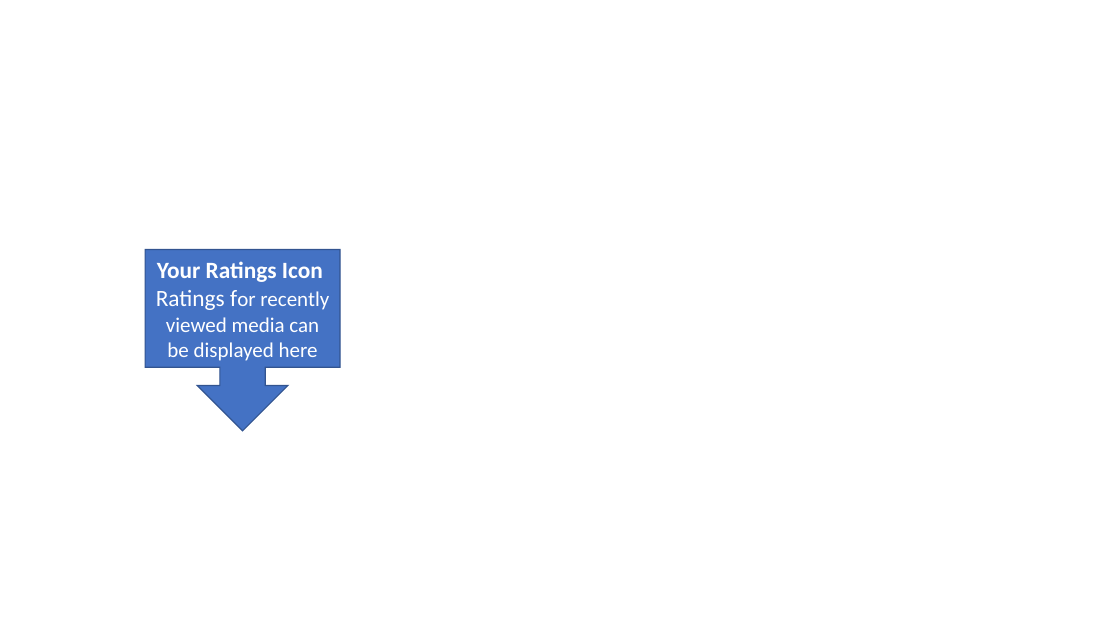
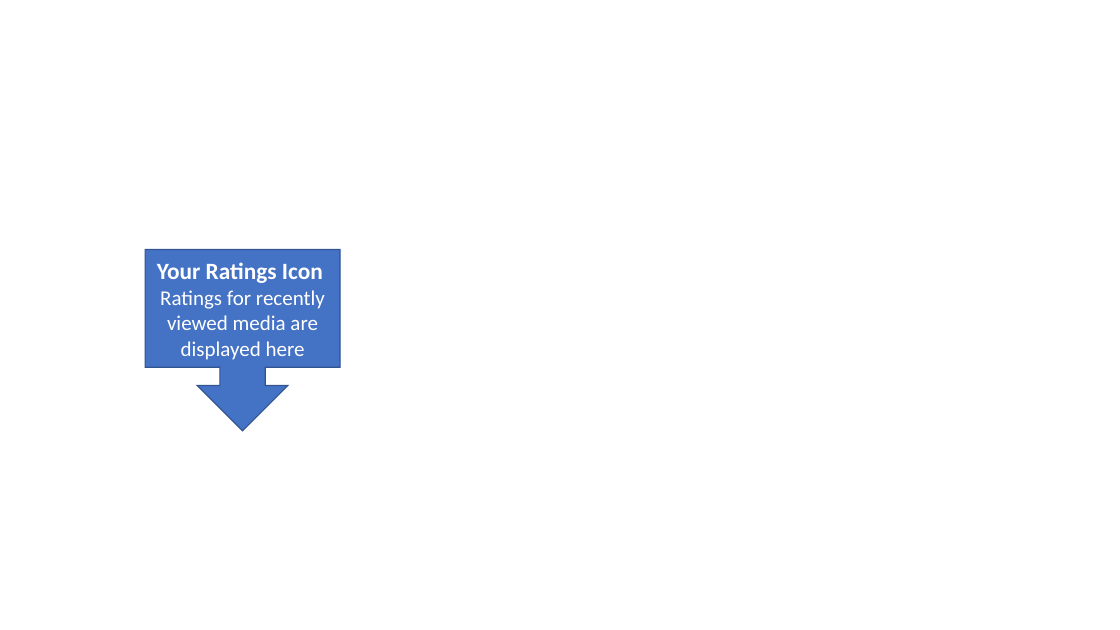
Before and after one commit to ZoeLawson/mcc_tools_tech, a slide deck: slide 3 of Week04-Tours/Homework/Week 4 Homework-IMDb Tour-Julio Madrid.pptx. Drawn at 1120x630 pixels with LibreOffice and Linux fonts; fonts in the diff are those of the drawing; background and template pictures are left out. Boxes give left, top, right and bottom in pixels: in the first picture for what was removed or moved away, otherwise in the second. Text is boxed around its words. In the diff, an @@ line names an element or a change of style, - is before the commit and + after.

```diff
--- a/Week04-Tours/Homework/Week 4 Homework-IMDb Tour-Julio Madrid.pptx
+++ b/Week04-Tours/Homework/Week 4 Homework-IMDb Tour-Julio Madrid.pptx
@@ text in down arrow callout at <box>160,290,325,360</box>: text changed @@
-Ratings for recently viewed media can be displayed here
+Ratings for recently viewed media are displayed here
```
Also in this commit, not shown: 1 other slide changed, 14 other files.
